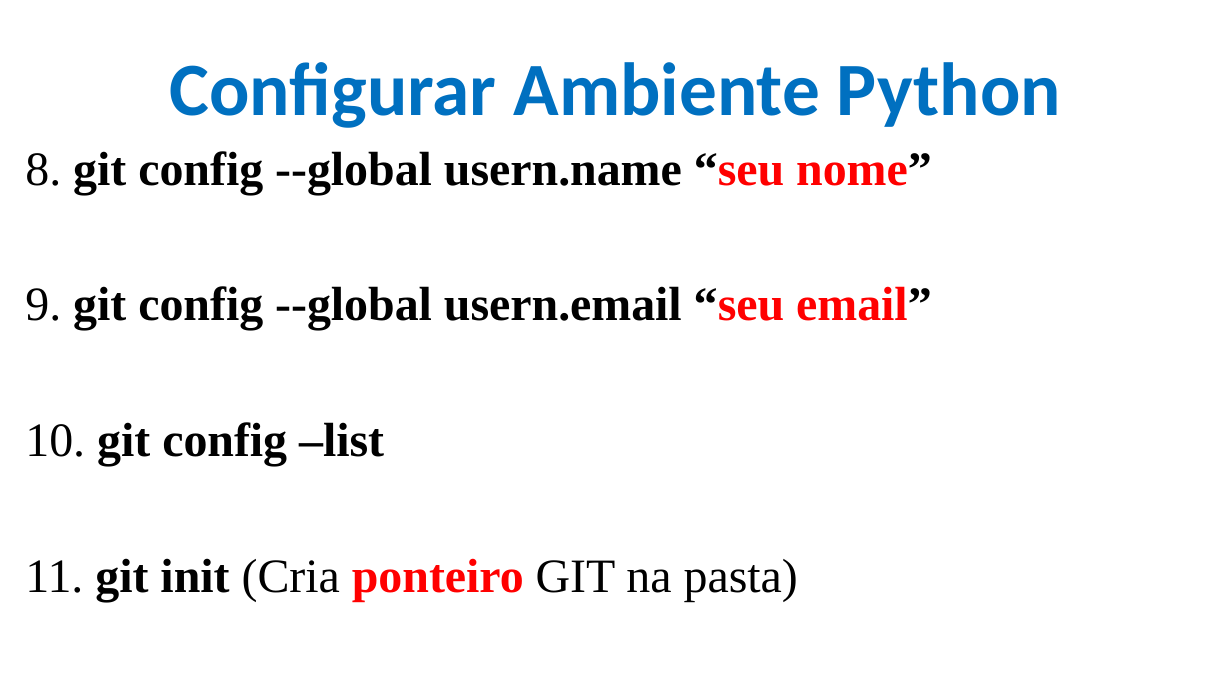
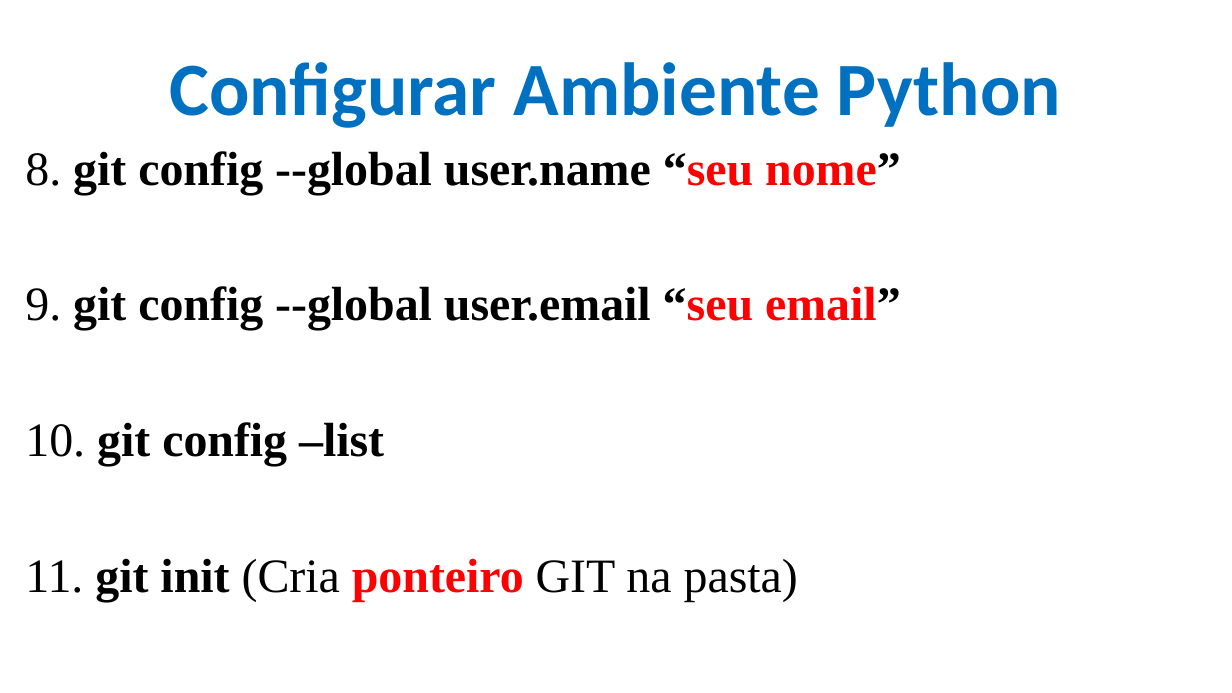
Before and after one commit to CloudEducationBrazil/WydenPythonParadigmas, a slide deck: slide 15 of 01 Classes/Aula 01 Programação Python - Caracterização e Ambiente.pptx. Drawn at 1232x693 pixels with LibreOffice and Linux fonts; fonts in the diff are those of the drawing; background and template pictures are left out. Boxes give left, top, right and bottom in pixels: in the first picture for what was removed or moved away, otherwise in the second. Text is boxed around its words. In the diff, an @@ line names an element or a change of style, - is before the commit and + after.

```diff
--- a/01 Classes/Aula 01 Programação Python - Caracterização e Ambiente.pptx
+++ b/01 Classes/Aula 01 Programação Python - Caracterização e Ambiente.pptx
@@ text at (25,151,901,330): text changed @@
-8. git config --global usern.name “seu nome”
-9. git config --global usern.email “seu email”
+8. git config --global user.name “seu nome”
+9. git config --global user.email “seu email”
```
Also in this commit, not shown: 2 other slides changed.
